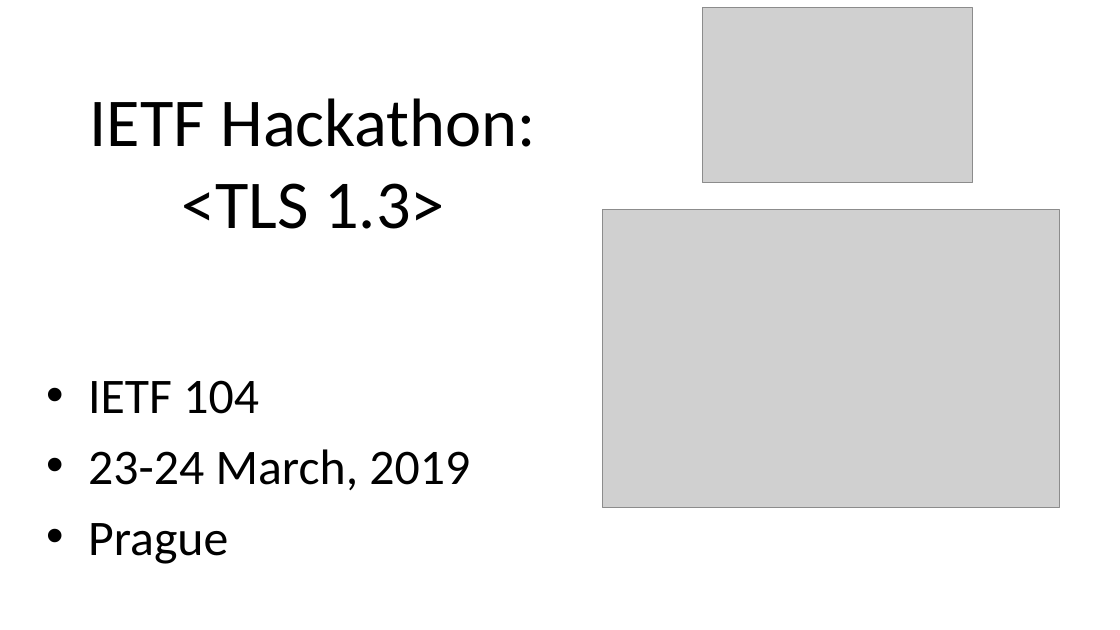
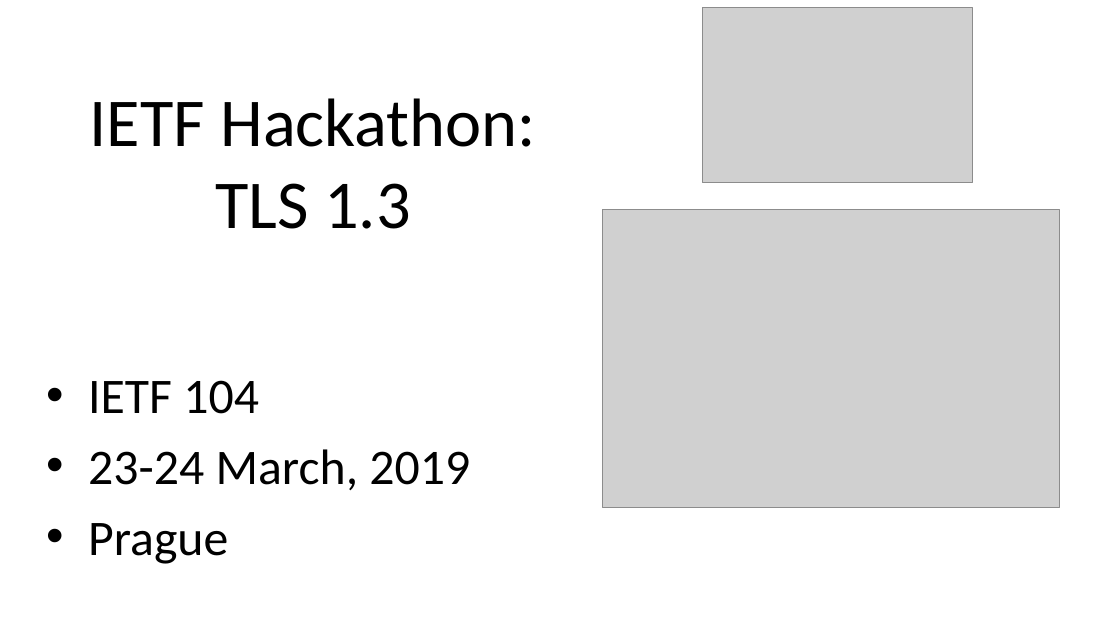
Before and after one commit to IETF-Hackathon/ietf104-project-presentations, a slide deck: slide 1 of tls1_3-hackathon104.pptx. Drawn at 1120x630 pixels with LibreOffice and Linux fonts; fonts in the diff are those of the drawing; grey boxes stand for pictures. Boxes give left, top, right and bottom in pixels: in the first picture for what was removed or moved away, otherwise in the second. Text is boxed around its words. In the diff, an @@ line names an element or a change of style, - is before the commit and + after.

Commit message:
Small fix to first slide

```diff
--- a/tls1_3-hackathon104.pptx
+++ b/tls1_3-hackathon104.pptx
@@ text at (90,98,536,229): text changed @@
-IETF Hackathon:
-<TLS 1.3>
+IETF Hackathon:
+TLS 1.3
```
